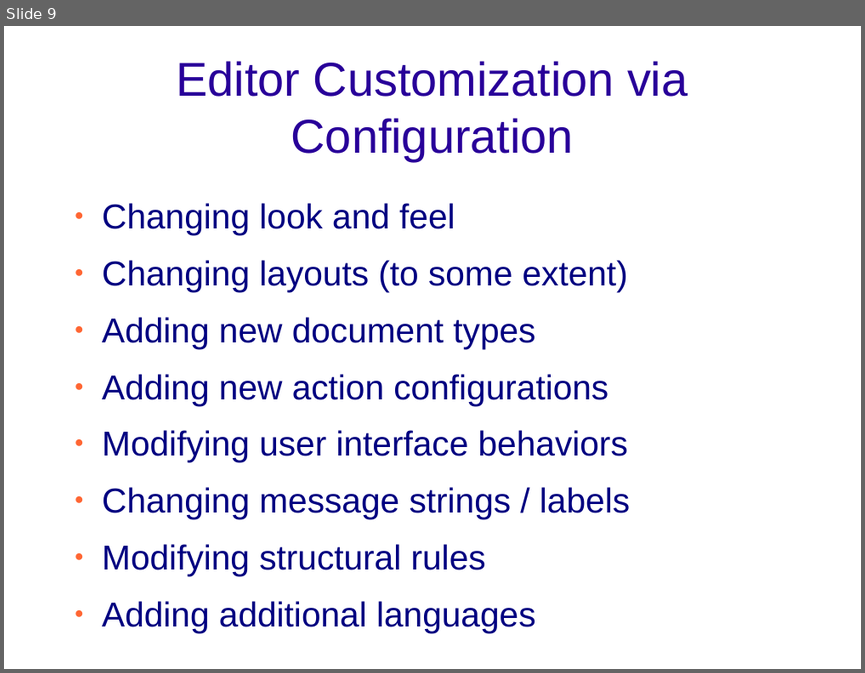
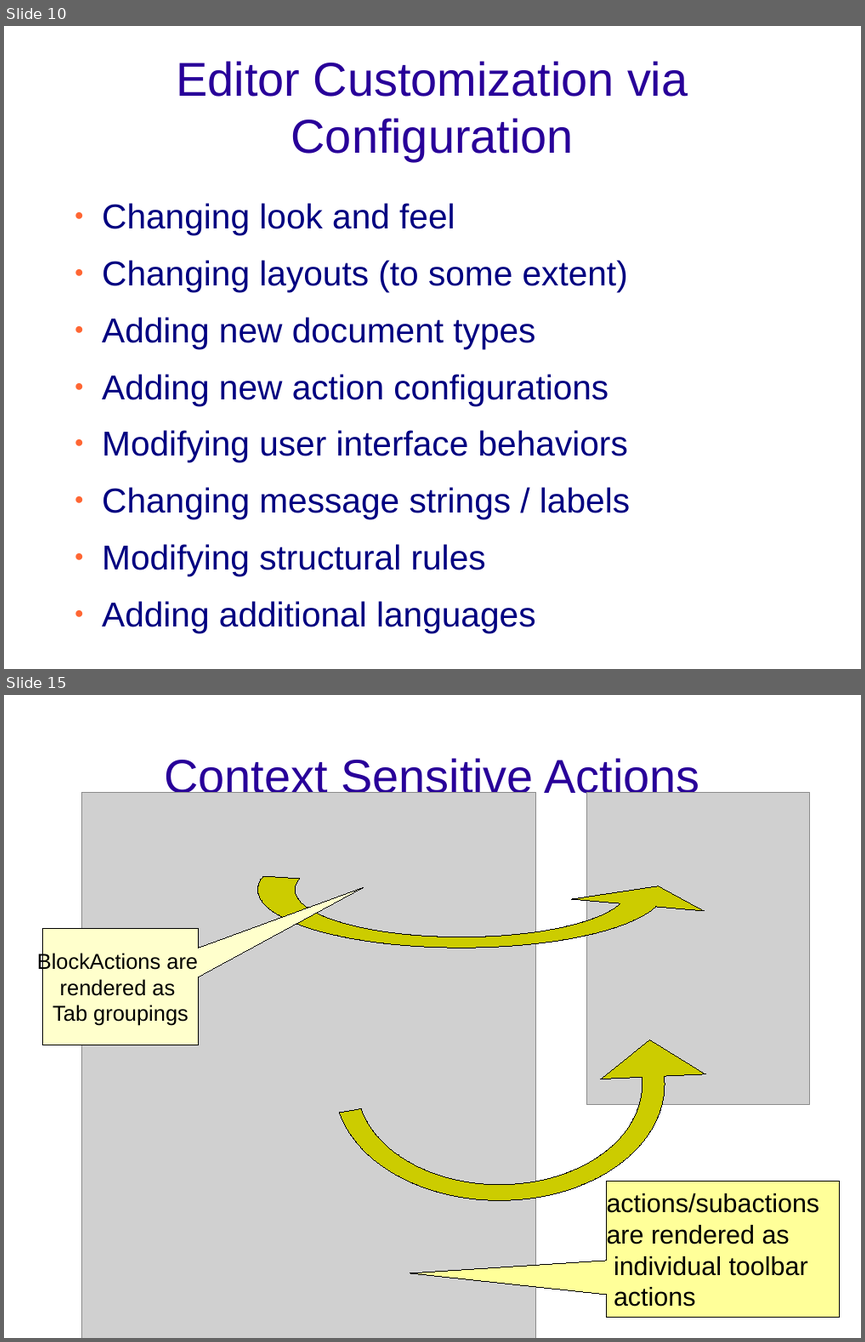
Before and after one commit to bungeni-org/bungeni-editor, a slide deck: documentation/presentations/technical_bungeni-editor.odp. Shown one above the other, each under a label of ours: slide 9 before the commit, slides 10 and 15 after it; the slides between them are not shown. The pictures are 865x673 and 865x1342 pixels, drawn with LibreOffice and Linux fonts; fonts in the diff are those of the drawing; grey boxes stand for pictures; background and template pictures are left out. Boxes give left, top, right and bottom in pixels: in the first picture for what was removed or moved away, otherwise in the second. Text is boxed around its words. In the diff, an @@ line names an element or a change of style, - is before the commit and + after.

```diff
--- a/documentation/presentations/technical_bungeni-editor.odp
+++ b/documentation/presentations/technical_bungeni-editor.odp
@@ slide 15 added at [4, 695, 861, 1338], background picture (left out) @@
@@ title added at [164, 758, 699, 801], 44 pt, text #280099 @@
+Context Sensitive Actions
@@ picture added at [81, 792, 537, 1338] @@
@@ picture added at [587, 792, 810, 1104] @@
@@ freeform shape added at [258, 831, 664, 947], fill #CCCC00, outline #000000 0 pt @@
@@ speech box added at [43, 928, 199, 1045], fill #FFFFCC, outline #000000 0 pt, 20 pt, text #000000 @@
+BlockActions are
+rendered as
+Tab groupings
@@ freeform shape added at [335, 967, 664, 1201], fill #CCCC00, outline #000000 0 pt @@
@@ speech box added at [607, 1181, 840, 1317], fill #FFFF99, outline #000000 0 pt, 24 pt, text #000000 @@
+actions/subactions
+are rendered as
+individual toolbar
+actions
@@ what was slide 9 is now slide 10 @@
```
Also in this commit, not shown: 5 slides changed, 5 other slides added.
